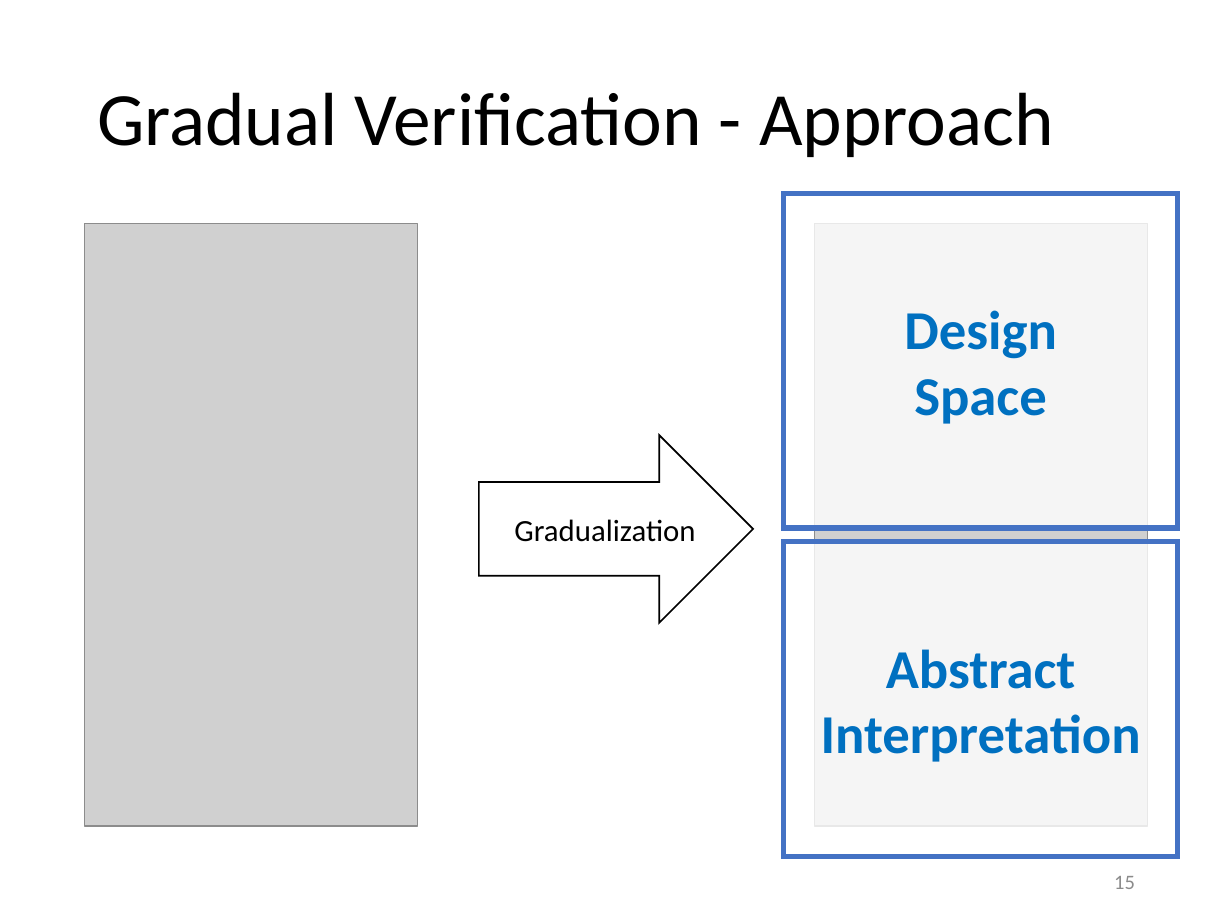
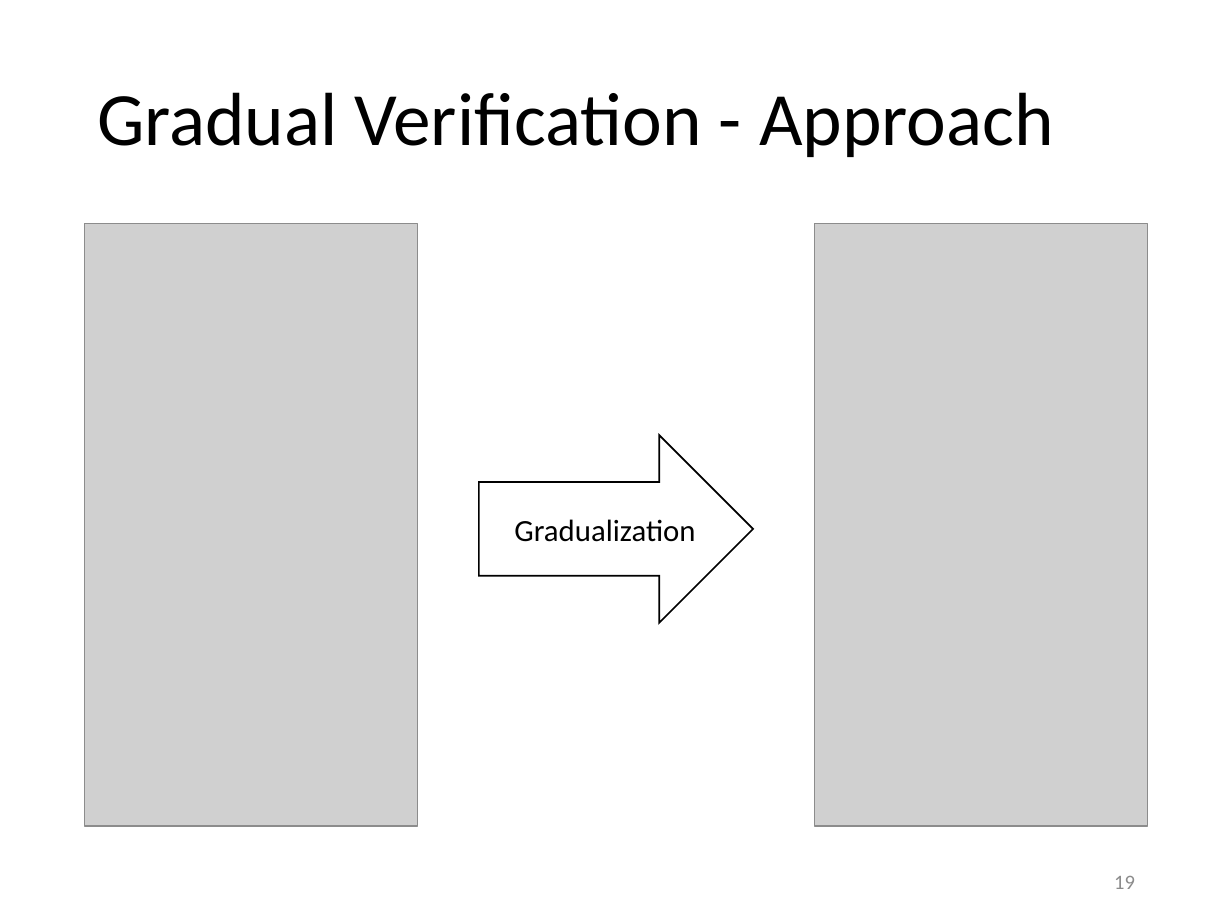
Before and after one commit to olydis/GradVerThesis, a slide deck: slide 19 of presentation/PLunch.pptx (slide 15 before the commit). Drawn at 1232x924 pixels with LibreOffice and Linux fonts; fonts in the diff are those of the drawing; grey boxes stand for pictures. Boxes give left, top, right and bottom in pixels: in the first picture for what was removed or moved away, otherwise in the second. Text is boxed around its words. In the diff, an @@ line names an element or a change of style, - is before the commit and + after.

```diff
--- a/presentation/PLunch.pptx
+++ b/presentation/PLunch.pptx
@@ rectangle removed at (784,193,1178,529) @@
-Design
-Space
@@ rectangle removed at (784,542,1178,857) @@
-Abstract
-Interpretation
@@ page number at (1114,876,1135,889): text changed @@
-15
+19
```
Also in this commit, not shown: 5 other slides changed, 5 slides added.
